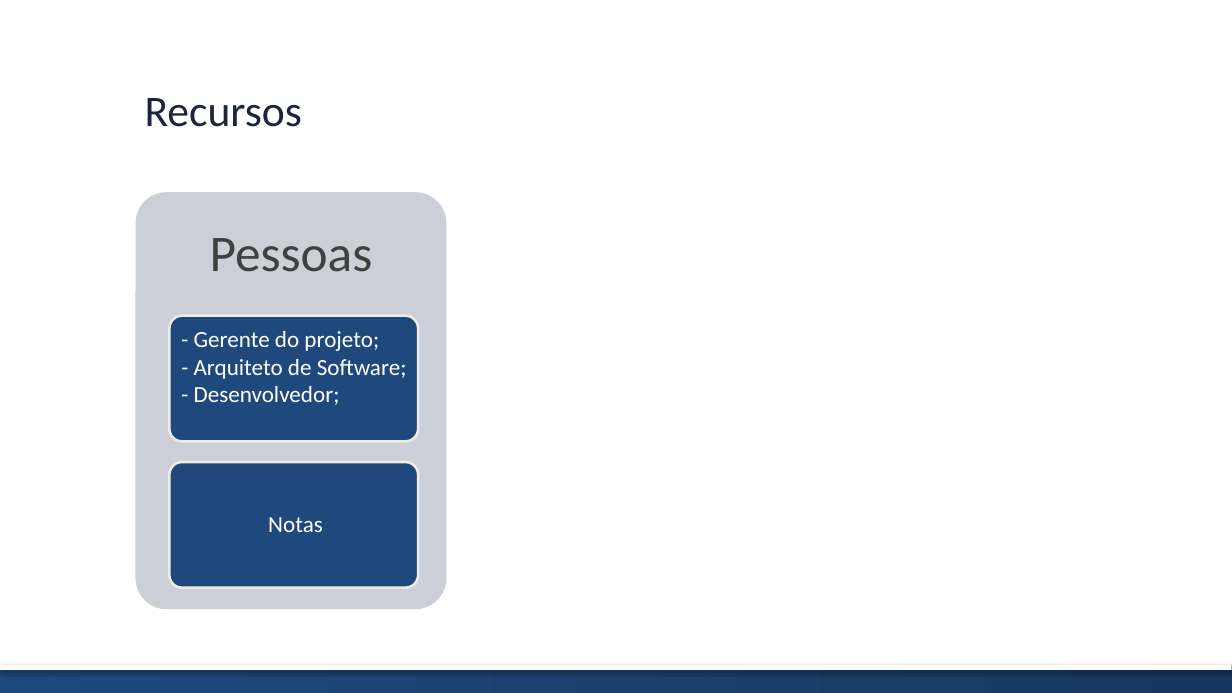
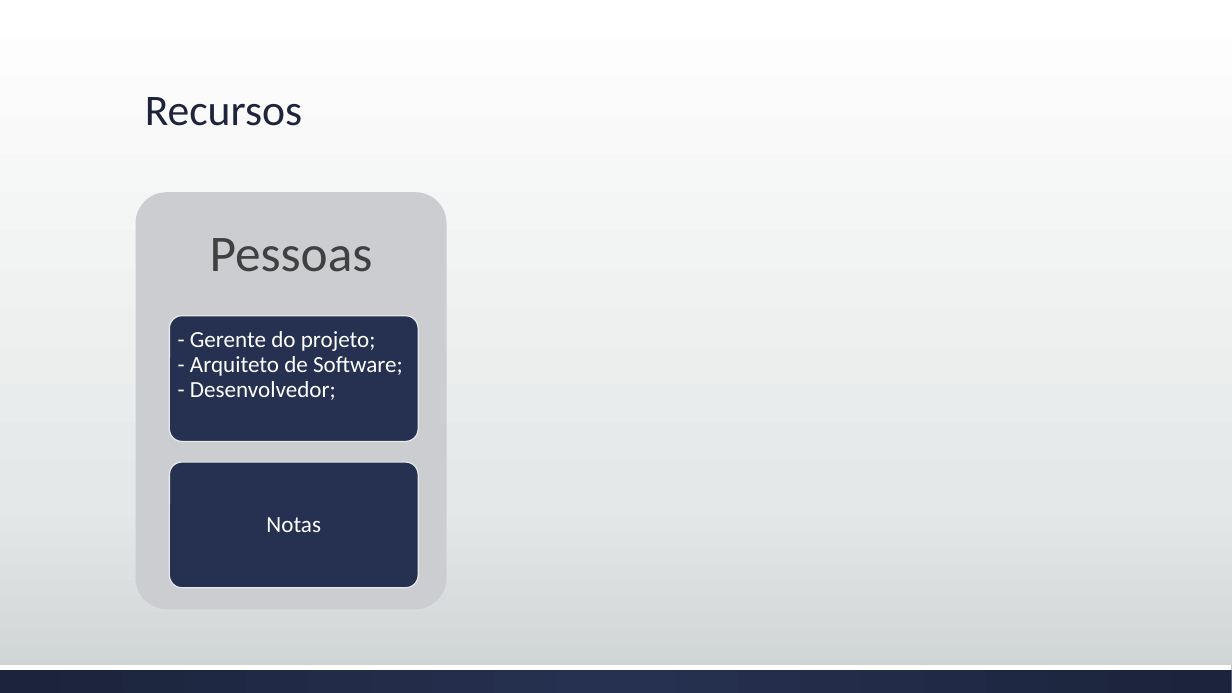
Before and after one commit to brunoedu/gestaoprojetos, a slide deck: slide 9 of Apresentação do projeto FINAL.pptx. Drawn at 1232x693 pixels with LibreOffice and Linux fonts; fonts in the diff are those of the drawing. Boxes give left, top, right and bottom in pixels: in the first picture for what was removed or moved away, otherwise in the second. Text is boxed around its words. In the diff, an @@ line names an element or a change of style, - is before the commit and + after.

```diff
--- a/Apresentação do projeto FINAL.pptx
+++ b/Apresentação do projeto FINAL.pptx
@@ background #FFFFFF to gradient #FFFFFF to #E5E8E8 to #CDD2D2 @@
@@ text "Pessoas": place and size @@
-text "Pessoas" at (136,192,447,609)
+text "Pessoas" at (210,238,373,272)
@@ text "Pessoas" at (210,238,373,272): more space between paragraphs; fill #CDD0D7 to none @@
@@ rounded rectangle added at (136,192,447,609), fill #CDCDD0 @@
@@ rounded rectangle added at (169,316,418,442), fill #263050, outline #E5E8E8 1 pt @@
@@ text "- Gerente do projeto; - ...": place and size @@
-text "- Gerente do projeto; - ..." at (169,316,418,442)
+text "- Gerente do projeto; - ..." at (190,331,403,400)
@@ text "- Gerente do projeto; - ..." at (190,331,403,400): fill #1F497D to none; outline #EEECE1 2 pt to none @@
@@ text at (190,331,403,400): text changed @@
-- Gerente do projeto;
-- Arquiteto de Software;
-- Desenvolvedor;
+- Gerente do projeto;
+- Arquiteto de Software;
+- Desenvolvedor;
@@ rounded rectangle added at (169,462,418,588), fill #263050, outline #E5E8E8 1 pt @@
@@ text "Notas": place and size @@
-text "Notas" at (169,462,418,588)
+text "Notas" at (266,517,321,532)
@@ text "Notas" at (266,517,321,532): more space between paragraphs; fill #1F497D to none; outline #EEECE1 2 pt to none @@
@@ rectangle at (0,665,1232,670): shadow off @@
@@ rectangle at (0,665,1232,693): fill gradient #1F497D to #17375E to gradient #263050 to #1D243C @@
```
Also in this commit, not shown: 12 other slides changed, 3 slides added, 3 slides removed.
